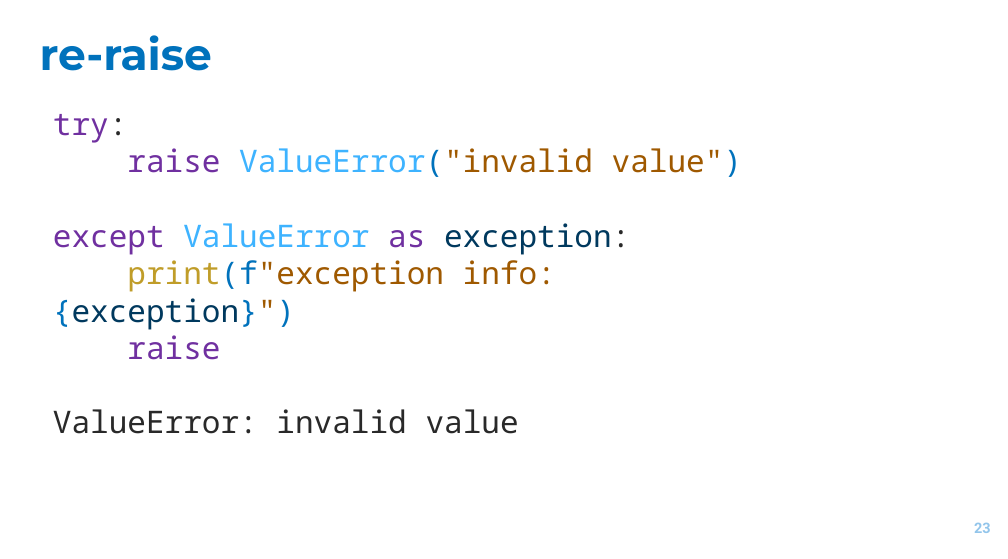
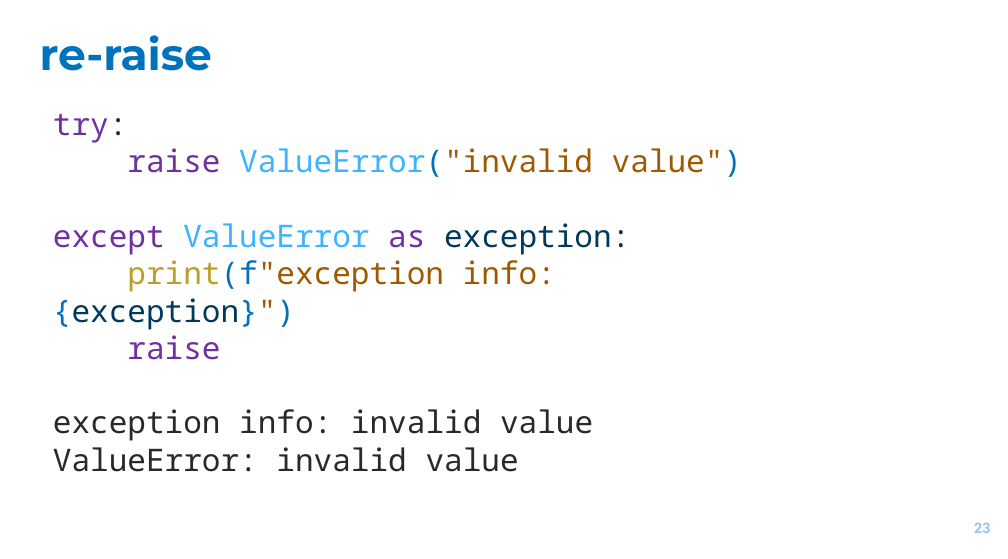
Before and after one commit to EvgrafovMichail/python_mipt_dafe, a slide deck: slide 23 of lessons/sem_01/lesson_06/exceptions.pptx. Drawn at 1008x559 pixels with LibreOffice and Linux fonts; fonts in the diff are those of the drawing. Boxes give left, top, right and bottom in pixels: in the first picture for what was removed or moved away, otherwise in the second. Text is boxed around its words. In the diff, an @@ line names an element or a change of style, - is before the commit and + after.

```diff
--- a/lessons/sem_01/lesson_06/exceptions.pptx
+++ b/lessons/sem_01/lesson_06/exceptions.pptx
@@ text at (53, 409, 593, 441): paragraph added @@
+exception info: invalid value
```
Also in this commit, not shown: 2 other slides changed, 1 other file.
